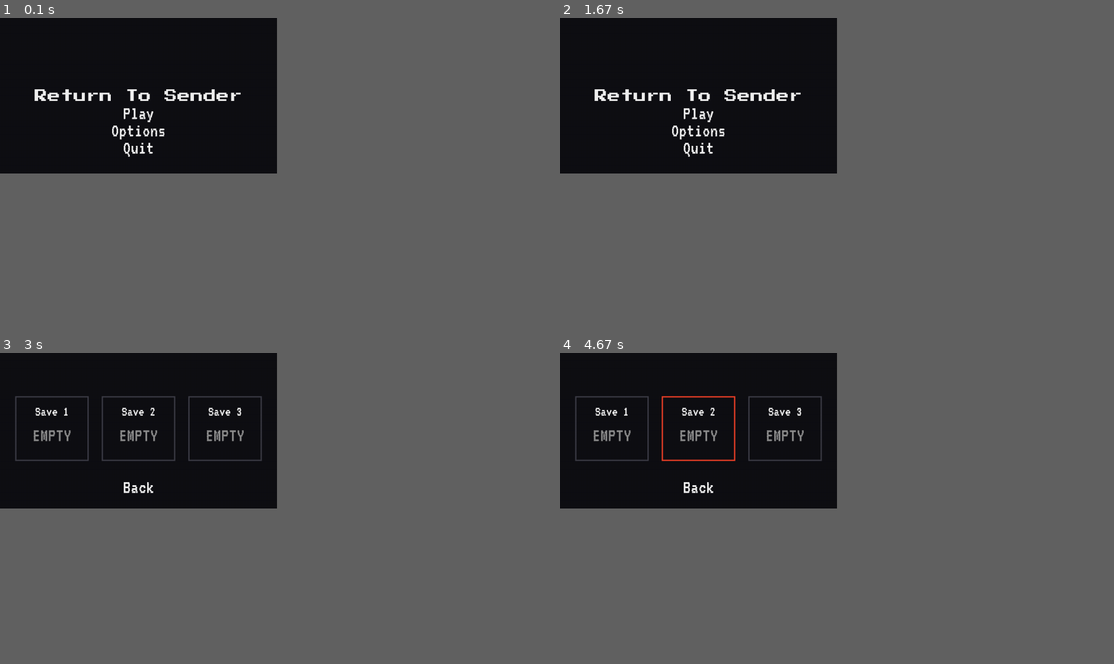
Above: before the commit, frames 1-4 (two rows, left to right).
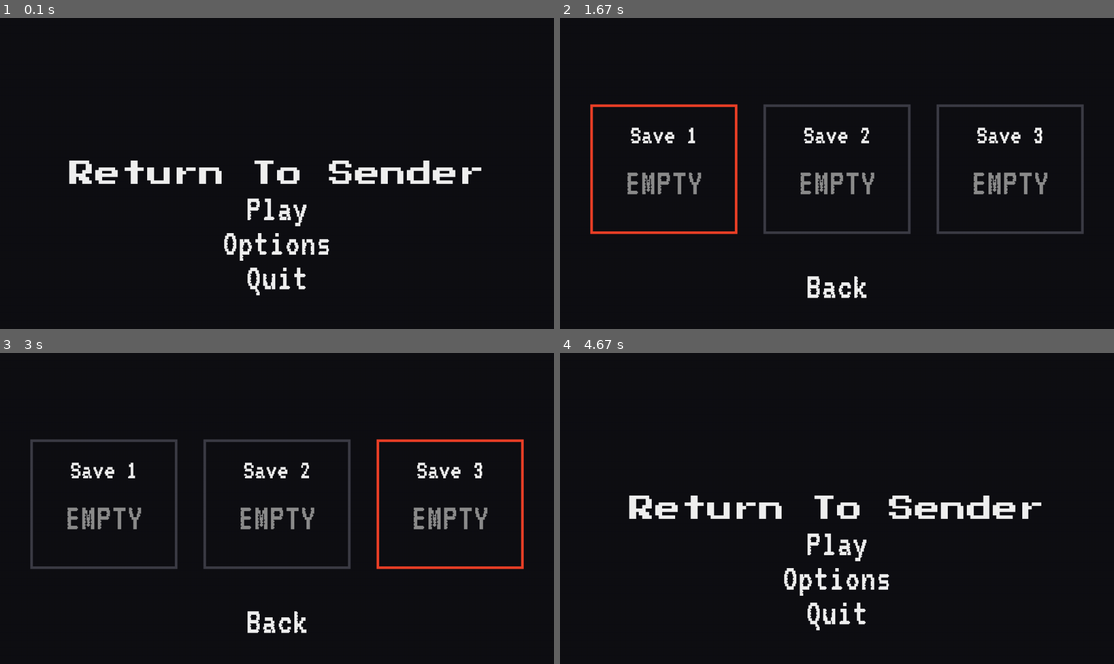
Above: after the commit, the same moments.

Repository: KDO1T/Return-To-Sender
Game: pygame game, started from main_menu.py
Two runs of this game, one before a commit and one after it. Both use one fixed random seed, a clock stepped at 60 frames per second and the inputs below.
Inputs (mouse positions are in pixels of both pictures, inside the frame that each line leads up to):
- Up to frame 1 (0.1 s): no input
- Up to frame 2 (1.67 s): tap Enter at 0.33 s; click (837, 195) at 0.72 s; click (665, 126) at 1.05 s; hold F1 from 1.33 s (still down)
- Up to frame 3 (3 s): release F1 at 1.8 s; tap F11 at 1.83 s; click (282, 539) at 2.22 s; click (260, 455) at 2.55 s; click (387, 483) at 2.88 s
- Up to frame 4 (4.67 s): click (981, 480) at 3.22 s; click (1008, 502) at 3.55 s; click (837, 620) at 3.88 s; click (676, 449) at 4.38 s
In our replay, the window is 450x253 before the commit and 900x506 after it. These sizes can differ from the game's own. Grey fills any space a smaller window leaves; there, only what the larger window draws over its background counts as a difference.

The runs differ from the first frame. In frame 1, 4.3% of the frame differs, in the area x 6-87%, y 22-90%; in frame 2, 6.0%; in frame 3, 6.2%, in the area x 2-95%, y 13-91%; in frame 4, 4.7%.

Commit message:
Added Sean's Resizable resolution I added the resolution and made sure that the mouse positions now update to the new windowed resolution instead of the baseline, and keep scaling through when resized.

Diff:
--- a/main_menu.py
+++ b/main_menu.py
@@ -4,26 +4,52 @@
 
 pygame.init()
 
-# Window resolution
-width, height = 640, 360
-
-screen = pygame.display.set_mode((width, height))
+
+# resolution
+resolution = pygame.display.get_desktop_sizes()
+
+base_res_x, base_res_y = 640, 360
+
+display_w, display_h = resolution[0]
+
+window_w, window_h = 1280, 720
+screen_state_w, screen_state_h = window_w, window_h
+
+status = pygame.RESIZABLE
+
+canvas = pygame.Surface((base_res_x, base_res_y))
+
+screen = pygame.display.set_mode(
+    (screen_state_w, screen_state_h),
+    status
+)
+
 pygame.display.set_caption("Return To Sender")
-# pygame.display.set_icon()
 
 clock = pygame.time.Clock()
 
 
 # fonts
 font_title = pygame.font.Font("fonts/Press_Start_2P/PressStart2P.ttf", 30)
+
 font_menu = pygame.font.Font("fonts/VT323/VT323.ttf", 45)
+
 font_save_name = pygame.font.Font("fonts/VT323/VT323.ttf", 32)
 
 
-text = font_title.render("Return To Sender", False, (240, 240, 240))
+text = font_title.render(
+    "Return To Sender",
+    False,
+    (240, 240, 240)
+)
+
 rect_text = text.get_rect()
 
-rect_text.center = (width/2, height/2)
+rect_text.center = (
+    base_res_x / 2,
+    base_res_y / 2
+)
+
 
 # text positioning
 start_y = 220
@@ -42,8 +68,9 @@
     (435, save_card_y)
 ]
 
-# --------------
+
 main_menu = ["Play", "Options", "Quit"]
+
 save_slots = [
     {
         "name": "Save 1",
@@ -69,9 +96,9 @@
 max_name_length = 10
 message = ""
 
-
 selected = 0
 current_state = "MAIN"
+
 
 def save_rename():
 
@@ -95,36 +122,55 @@
 
     save_slots[selected_save]["name"] = new_name
     message = ""
+
     return True
 
-# event loop
+
+# game loop (event loop)
 while True:
-    screen.fill((15, 15, 20))
+
+    canvas.fill((15, 15, 20))
 
     # main menu
     if current_state == "MAIN":
-        screen.blit(text, rect_text)
+
+        canvas.blit(text, rect_text)
 
         for index, option in enumerate(main_menu):
+
             y = start_y + (index * spacing)
 
             option_text = font_menu.render(
-                option, False, (240, 240, 240)
+                option,
+                False,
+                (240, 240, 240)
             )
 
             option_rect = option_text.get_rect()
-            option_rect.center = (width / 2, y)
-
-            if option_rect.collidepoint(pygame.mouse.get_pos()):
+
+            option_rect.center = (
+                base_res_x / 2,
+                y
+            )
+
+            mouse_x = pygame.mouse.get_pos()[0] * base_res_x / screen_state_w
+            mouse_y = pygame.mouse.get_pos()[1] * base_res_y / screen_state_h
+
+            if option_rect.collidepoint(mouse_x, mouse_y):
+
                 option_text = font_menu.render(
-                    option, False, (235, 65, 40)
-                )
-
-            screen.blit(option_text, option_rect)
+                    option,
+                    False,
+                    (235, 65, 40)
+                )
+
+            canvas.blit(option_text, option_rect)
+
 
     elif current_state == "PLAY":
 
         for index, save in enumerate(save_slots):
+
             x, y = save_card_positions[index]
 
             card_rect = pygame.Rect(
@@ -135,13 +181,23 @@
             )
 
             if selected_save == index:
+
                 pygame.draw.rect(
-                    screen, (235, 65, 40), card_rect, 3
-                )
+                    canvas,
+                    (235, 65, 40),
+                    card_rect,
+                    3
+                )
+
             else:
+
                 pygame.draw.rect(
-                    screen, (60, 60, 70), card_rect, 3
-                )
+                    canvas,
+                    (60, 60, 70),
+                    card_rect,
+                    3
+                )
+
 
             # save name
             if renaming_save and selected_save == index:
@@ -167,100 +223,224 @@
                     (240, 240, 240)
                 )
 
+
             name_rect = name_text.get_rect()
+
             name_rect.center = (
                 card_rect.centerx,
                 card_rect.y + 35
             )
 
-            # keep the name inside the card
-            name_rect.left = max(name_rect.left, card_rect.left + 8)
-
-            name_rect.right = min(name_rect.right, card_rect.right - 8)
-
-            screen.blit(name_text, name_rect)
+
+            # keep name inside card
+            name_rect.left = max(
+                name_rect.left,
+                card_rect.left + 8
+            )
+
+            name_rect.right = min(
+                name_rect.right,
+                card_rect.right - 8
+            )
+
+            canvas.blit(name_text, name_rect)
+
 
             # save status
             if save["exists"]:
+
                 info_text = font_menu.render(
-                    "SAVED", False, (240, 240, 240)
-                )
+                    "SAVED",
+                    False,
+                    (240, 240, 240)
+                )
+
             else:
+
                 info_text = font_menu.render(
-                    "EMPTY", False, (140, 140, 140)
+                    "EMPTY",
+                    False,
+                    (140, 140, 140)
                 )
 
             info_rect = info_text.get_rect()
+
             info_rect.center = (
                 card_rect.centerx,
                 card_rect.y + 90
             )
 
-            screen.blit(info_text, info_rect)
-
-        # message
+            canvas.blit(info_text, info_rect)
+
+
+        # validation message
         if message != "":
+
             message_text = font_menu.render(
-                message, False, (235, 65, 40)
+                message,
+                False,
+                (235, 65, 40)
             )
 
             message_rect = message_text.get_rect()
-            message_rect.center = (width / 2, 30)
-
-            screen.blit(message_text, message_rect)
+
+            message_rect.center = (
+                base_res_x / 2,
+                30
+            )
+
+            canvas.blit(message_text, message_rect)
+
 
         # back button
         back_text = font_menu.render(
-            "Back", False, (240, 240, 240)
+            "Back",
+            False,
+            (240, 240, 240)
         )
 
         back_rect = back_text.get_rect()
-        back_rect.center = (width / 2, 310)
-
-        if back_rect.collidepoint(pygame.mouse.get_pos()):
+
+        back_rect.center = (
+            base_res_x / 2,
+            310
+        )
+        # change the mouse position with the 1280 x 720 resolution so user isn't clicking at a 640 x 360 coordinates
+        mouse_x = pygame.mouse.get_pos()[0] * base_res_x / screen_state_w
+        mouse_y = pygame.mouse.get_pos()[1] * base_res_y / screen_state_h
+
+        if back_rect.collidepoint(mouse_x, mouse_y):
+
             back_text = font_menu.render(
-                "Back", False, (235, 65, 40)
-            )
-
-        screen.blit(back_text, back_rect)
+                "Back",
+                False,
+                (235, 65, 40)
+            )
+
+        canvas.blit(back_text, back_rect)
+
 
     # input
     for event in pygame.event.get():
 
         if event.type == pygame.QUIT:
+
             pygame.quit()
             exit()
 
+
+        # window controls (for resoltion)
+        elif event.type == pygame.VIDEORESIZE:
+
+            if status == pygame.RESIZABLE:
+
+                window_w = event.w
+                window_h = event.h
+
+                screen_state_w = window_w
+                screen_state_h = window_h
+
+                screen = pygame.display.set_mode(
+                    (screen_state_w, screen_state_h),
+                    status
+                )
+
+
+        # keyboard
+        elif event.type == pygame.KEYDOWN:
+
+            # window controls
+            if event.key == pygame.K_F1:
+
+                status = pygame.RESIZABLE
+
+                screen_state_w = window_w
+                screen_state_h = window_h
+
+                screen = pygame.display.set_mode(
+                    (screen_state_w, screen_state_h),
+                    status
+                )
+
+            elif event.key == pygame.K_F11:
+
+                status = pygame.FULLSCREEN
+
+                screen_state_w = display_w
+                screen_state_h = display_h
+
+                screen = pygame.display.set_mode(
+                    (display_w, display_h),
+                    status
+                )
+
+            elif renaming_save:
+
+                if event.key == pygame.K_RETURN:
+
+                    if save_rename():
+
+                        renaming_save = False
+                        rename_text = ""
+
+                elif event.key == pygame.K_BACKSPACE:
+
+                    rename_text = rename_text[:-1]
+
+                else:
+
+                    if event.unicode.isprintable():
+
+                        if len(rename_text) < max_name_length:
+
+                            rename_text += event.unicode
+
+                        else:
+
+                            message = "Max 10 Characters."
+
+
         # mouse
         elif event.type == pygame.MOUSEBUTTONDOWN:
 
             if event.button == 1:
 
+                mouse_x = event.pos[0] * base_res_x / screen_state_w
+                mouse_y = event.pos[1] * base_res_y / screen_state_h
+
+                mouse_pos = (mouse_x, mouse_y)
+
+
                 if current_state == "MAIN":
 
                     for index, option in enumerate(main_menu):
+
                         y = start_y + (index * spacing)
 
                         option_rect = pygame.Rect(
                             0,
                             y - 20,
-                            width,
+                            base_res_x,
                             40
                         )
 
-                        if option_rect.collidepoint(event.pos):
+                        if option_rect.collidepoint(mouse_pos):
 
                             if option == "Play":
+
                                 current_state = "PLAY"
                                 selected_save = None
                                 message = ""
 
                             elif option == "Options":
+
                                 print("Options")
 
                             elif option == "Quit":
+
                                 pygame.quit()
                                 exit()
+
 
                 elif current_state == "PLAY":
 
@@ -277,11 +457,11 @@
                             save_card_height
                         )
 
-                        if card_rect.collidepoint(event.pos):
+                        if card_rect.collidepoint(mouse_pos):
 
                             clicked_save = True
 
-                            # make the name hitbox match the name
+                            # make the name hitbox match the text name
                             name_text = font_save_name.render(
                                 save_slots[index]["name"],
                                 False,
@@ -289,17 +469,20 @@
                             )
 
                             name_rect = name_text.get_rect()
+
                             name_rect.center = (
                                 card_rect.centerx,
                                 card_rect.y + 35
                             )
 
+
                             # clicked the save name
-                            if name_rect.collidepoint(event.pos):
+                            if name_rect.collidepoint(mouse_pos):
 
                                 if selected_save == index:
 
                                     if not renaming_save:
+
                                         renaming_save = True
                                         old_name = save_slots[index]["name"]
                                         rename_text = ""
@@ -308,46 +491,56 @@
                                 else:
 
                                     if renaming_save:
+
                                         renaming_save = False
                                         rename_text = ""
                                         message = ""
 
                                     selected_save = index
 
+
                             # clicked the selected save
                             elif selected_save == index:
 
                                 if renaming_save:
+
                                     if save_rename():
+
                                         renaming_save = False
                                         rename_text = ""
+
                                 else:
+
                                     print(
                                         "OPEN SAVE:",
                                         save_slots[index]["name"]
                                     )
 
+
                             # clicked another save
                             else:
 
                                 if renaming_save:
+
                                     renaming_save = False
                                     rename_text = ""
                                     message = ""
 
                                 selected_save = index
+
 
                     # back button
                     back_rect = pygame.Rect(
                         0,
                         290,
-                        width,
+                        base_res_x,
                         40
                     )
 
-                    if back_rect.collidepoint(event.pos):
+                    if back_rect.collidepoint(mouse_pos):
 
                         if renaming_save:
+
                             renaming_save = False
                             rename_text = ""
                             message = ""
@@ -355,30 +548,18 @@
                         current_state = "MAIN"
                         selected_save = None
 
-        # keyboard
-        elif event.type == pygame.KEYDOWN:
-
-            if renaming_save:
-
-                if event.key == pygame.K_RETURN:
-
-                    if save_rename():
-                        renaming_save = False
-                        rename_text = ""
-
-                elif event.key == pygame.K_BACKSPACE:
-
-                    rename_text = rename_text[:-1]
-
-                else:
-
-                    if event.unicode.isprintable():
-
-                        if len(rename_text) < max_name_length:
-                            rename_text += event.unicode
-
-                        else:
-                            message = "Max 10 Characters."
+
+    # scale the canvas to the current window size
+    scaled_resolution = pygame.transform.scale(
+        canvas,
+        (screen_state_w, screen_state_h)
+    )
+
+    screen.blit(
+        scaled_resolution,
+        (0, 0)
+    )
 
     pygame.display.update()
+
     clock.tick(60)
